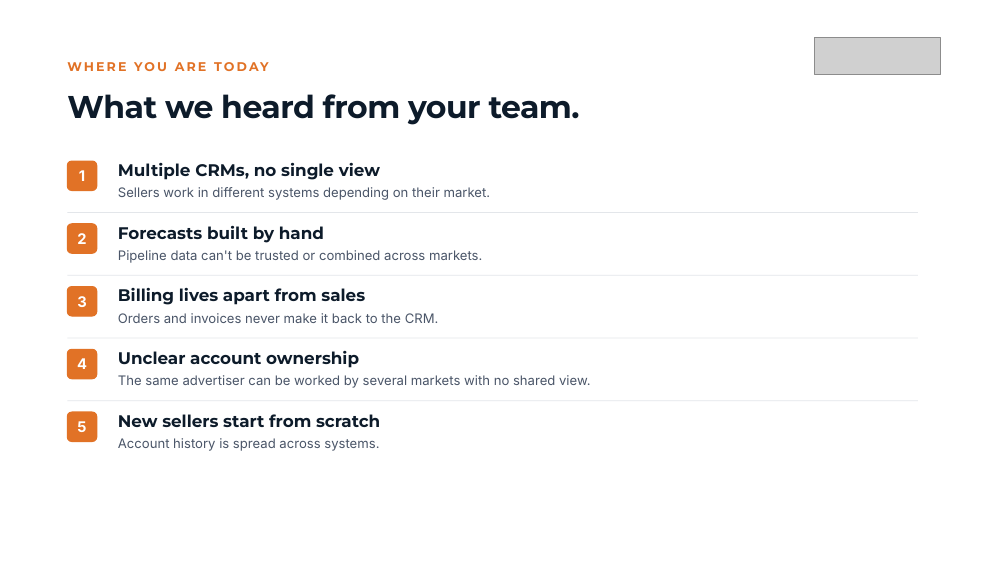
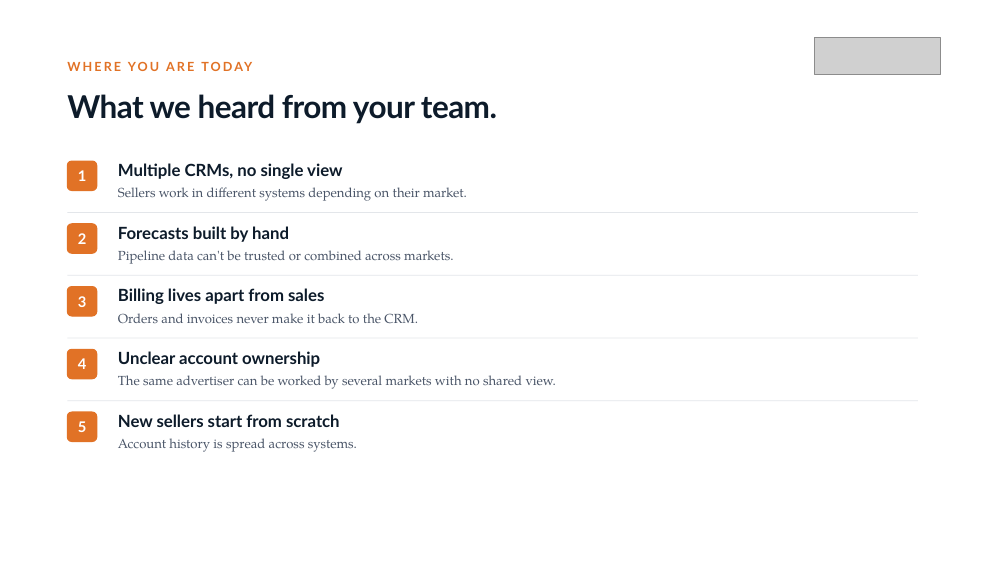
Before and after one commit to emilyhartzell20-pixel/leadg2-scoping-agent, a slide deck: slide 3 of sample-output-retainer.pptx. Drawn at 1008x567 pixels with LibreOffice and Linux fonts; fonts in the diff are those of the drawing; grey boxes stand for pictures. Boxes give left, top, right and bottom in pixels: in the first picture for what was removed or moved away, otherwise in the second. Text is boxed around its words. In the diff, an @@ line names an element or a change of style, - is before the commit and + after.

```diff
--- a/sample-output-retainer.pptx
+++ b/sample-output-retainer.pptx
@@ text "1" at (78,170,87,181): font Inter to Lato @@
@@ font Montserrat to Lato in 7 elements at (67,59,789,79), (67,94,497,124), (118,163,342,179), (118,226,289,242), (118,288,324,304), (118,351,320,367), (118,414,340,427) @@
@@ font Inter to TeX Gyre Pagella in 5 elements at (118,187,467,201), (118,250,453,264), (118,313,418,324), (118,375,556,389), (118,438,357,452) @@
```
Also in this commit, not shown: 13 other slides changed, 22 other files.
